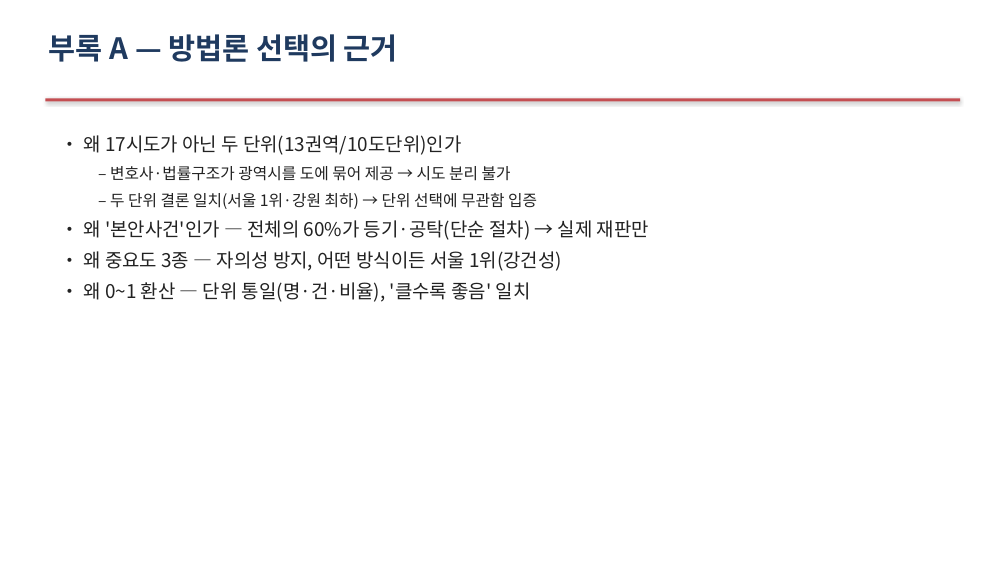
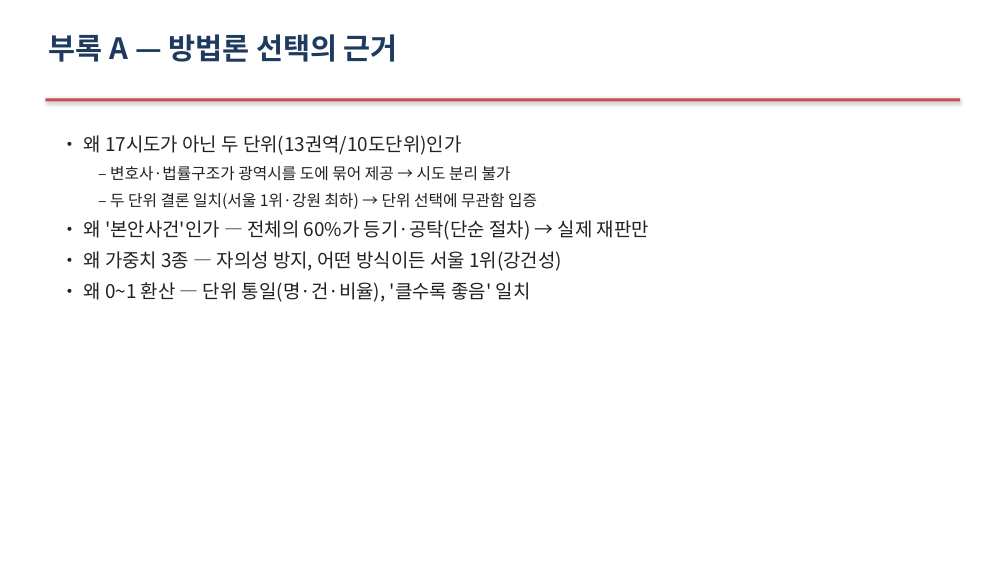
Before and after one commit to Allenkeem/llai-project, a slide deck: slide 22 of reports/발표자료.pptx (slide 21 before the commit). Drawn at 1008x567 pixels with LibreOffice and Linux fonts; fonts in the diff are those of the drawing. Boxes give left, top, right and bottom in pixels: in the first picture for what was removed or moved away, otherwise in the second. Text is boxed around its words. In the diff, an @@ line names an element or a change of style, - is before the commit and + after.

```diff
--- a/reports/발표자료.pptx
+++ b/reports/발표자료.pptx
@@ text at (83,251,562,271): text changed @@
-• 왜 중요도 3종 — 자의성 방지, 어떤 방식이든 서울 1위(강건성)
+• 왜 가중치 3종 — 자의성 방지, 어떤 방식이든 서울 1위(강건성)
```
Also in this commit, not shown: 4 other slides changed, 1 slide added, 1 other file.
